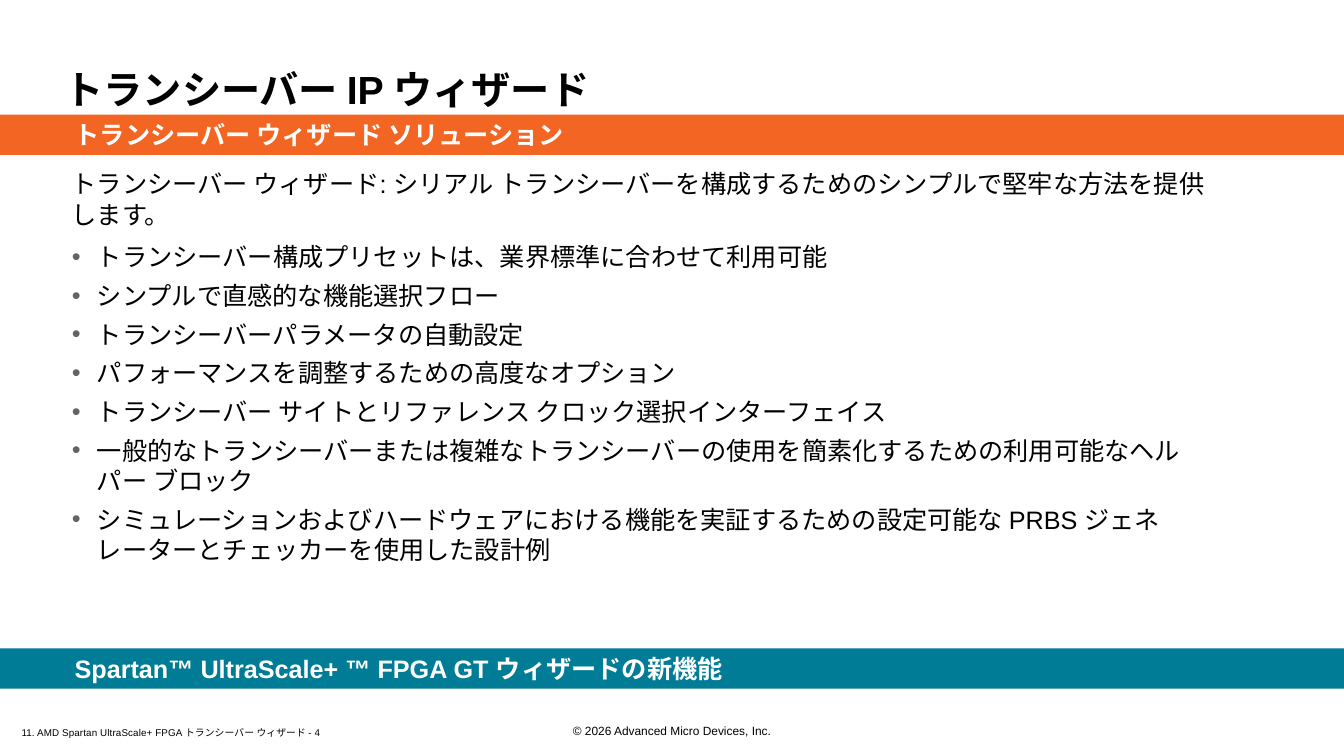
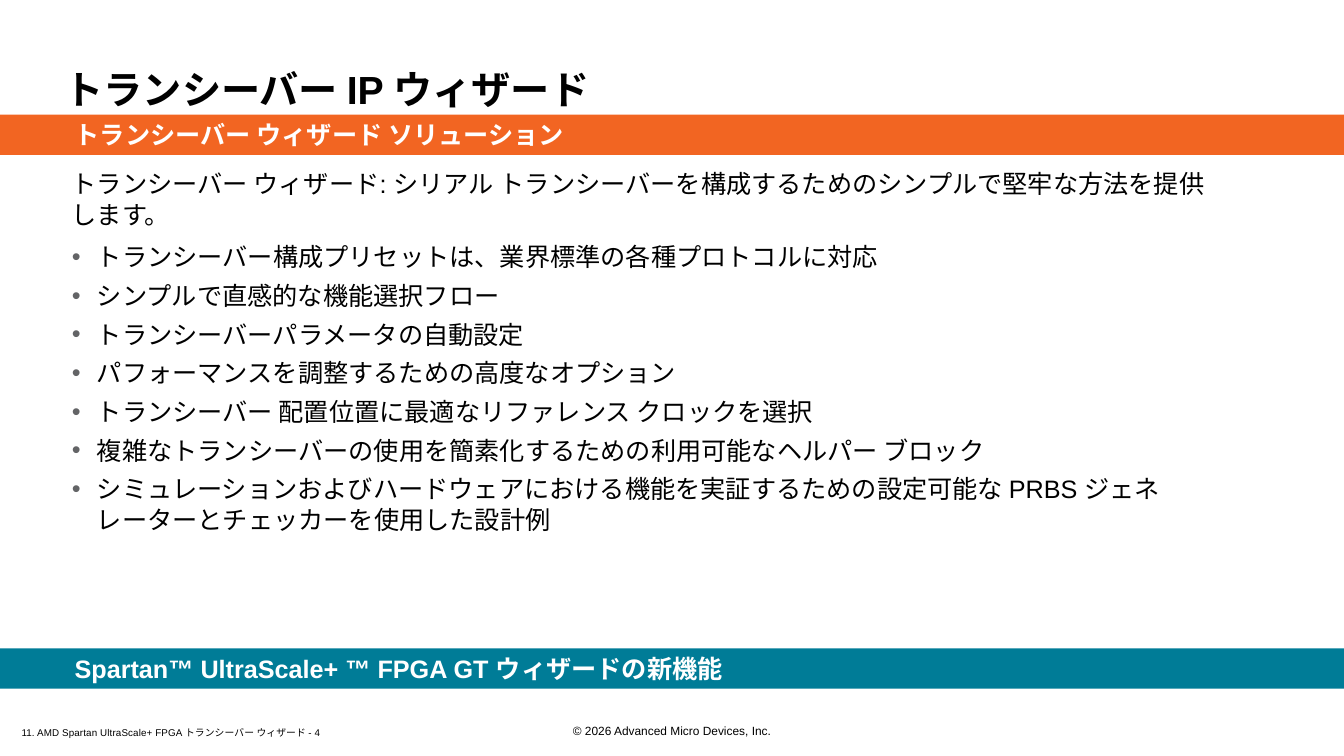
Before and after one commit to hdlabjk/spusp, a slide deck: slide 4 of doc/slides_docx/11. AMD Spartan UltraScale+ FPGAs Transceivers Wizard_ILT_translated_ja.pptx. Drawn at 1344x756 pixels with LibreOffice and Linux fonts; fonts in the diff are those of the drawing; background and template pictures are left out. Boxes give left, top, right and bottom in pixels: in the first picture for what was removed or moved away, otherwise in the second. Text is boxed around its words. In the diff, an @@ line names an element or a change of style, - is before the commit and + after.

```diff
--- a/doc/slides_docx/11. AMD Spartan UltraScale+ FPGAs Transceivers Wizard_ILT_translated_ja.pptx
+++ b/doc/slides_docx/11. AMD Spartan UltraScale+ FPGAs Transceivers Wizard_ILT_translated_ja.pptx
@@ text at [97, 244, 878, 268]: text changed @@
-• トランシーバー構成プリセットは、業界標準に合わせて利用可能
+• トランシーバー構成プリセットは、業界標準の各種プロトコルに対応
@@ text at [97, 399, 985, 462]: text changed @@
-• トランシーバー サイトとリファレンス クロック選択インターフェイス
-• 一般的なトランシーバーまたは複雑なトランシーバーの使用を簡素化するための利用可能なヘルパー ブロック
+• トランシーバー 配置位置に最適なリファレンス クロックを選択
+• 複雑なトランシーバーの使用を簡素化するための利用可能なヘルパー ブロック
```
Also in this commit, not shown: 8 other slides changed, 10 other files.
